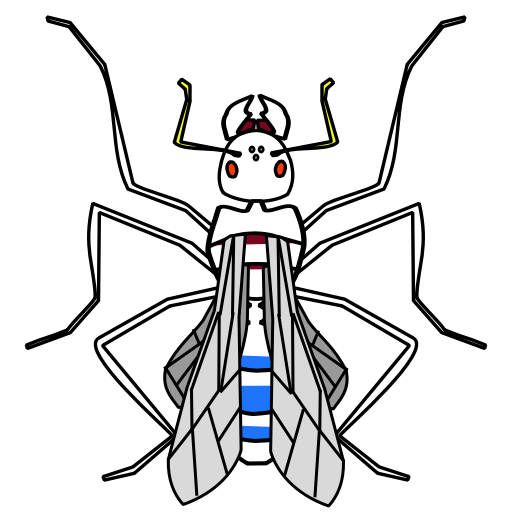
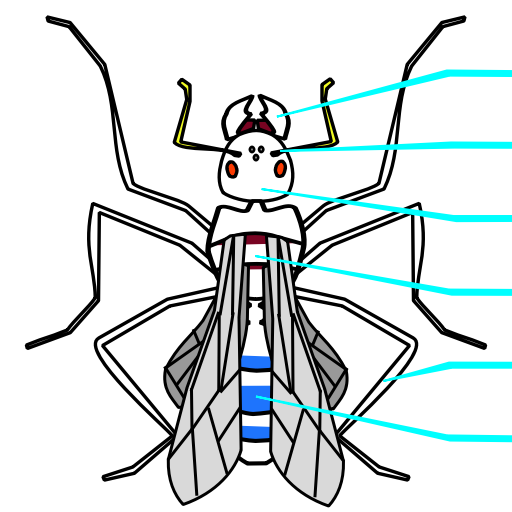
Revision of a layered 512px x 512px image; what changed, layer by layer:
pixels changed over box(255, 69, 512, 443) (layer not identified)
